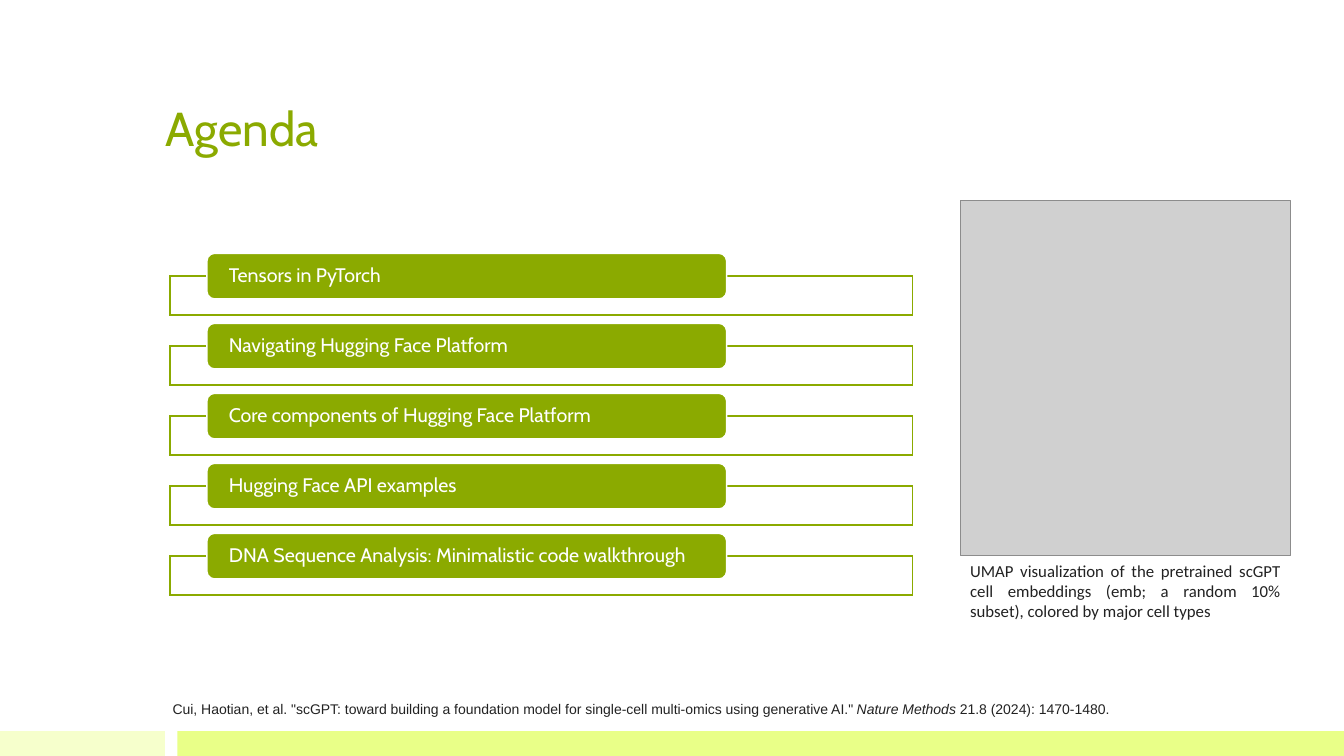
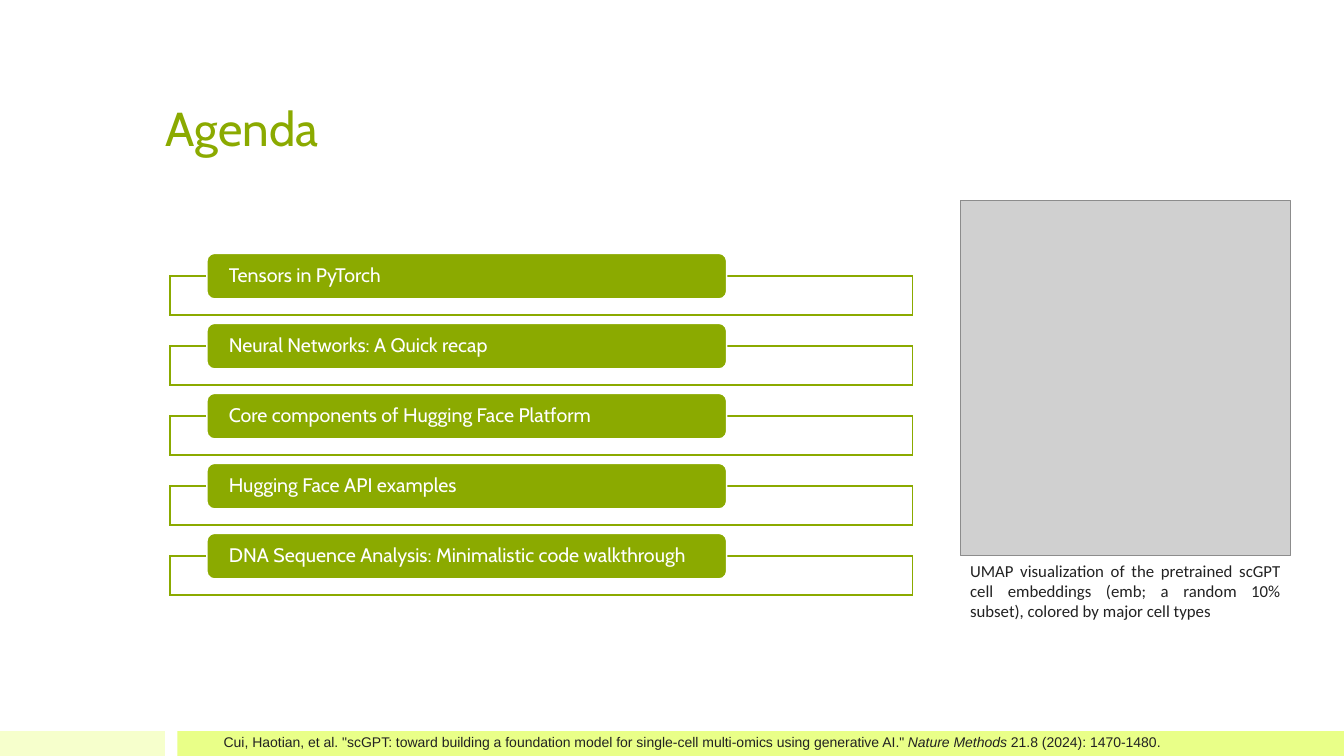
Before and after one commit to bioinfo-kaust/gfm-workshop, a slide deck: slide 2 of lecture_slides/2.day1_after_lunch/lecture_2_huggingface.pptx. Drawn at 1344x756 pixels with LibreOffice and Linux fonts; fonts in the diff are those of the drawing; grey boxes stand for pictures. Boxes give left, top, right and bottom in pixels: in the first picture for what was removed or moved away, otherwise in the second. Text is boxed around its words. In the diff, an @@ line names an element or a change of style, - is before the commit and + after.

Commit message:
Add embedding layer section to encoding notebook and update lecture slides
- Add Part 2.5: Embedding Layer section bridging tokenization and models
- Include practical demo of nn.Embedding with shape transformation
- Show how to inspect real model's embedding layer (DNABERT-2)
- Update summary with complete pipeline diagram
- Update lecture slides for Day 1

```diff
--- a/lecture_slides/2.day1_after_lunch/lecture_2_huggingface.pptx
+++ b/lecture_slides/2.day1_after_lunch/lecture_2_huggingface.pptx
@@ text at [229,337,487,357]: text changed @@
-Navigating Hugging Face Platform
+Neural Networks: A Quick recap
@@ text "Cui, Haotian, et al. "scGPT: ...": place and size @@
-text "Cui, Haotian, et al. "scGPT: ..." at [173,704,1110,717]
+text "Cui, Haotian, et al. "scGPT: ..." at [224,737,1161,750]
```
Also in this commit, not shown: 12 other slides changed, 1 slide added, 3 other files.
